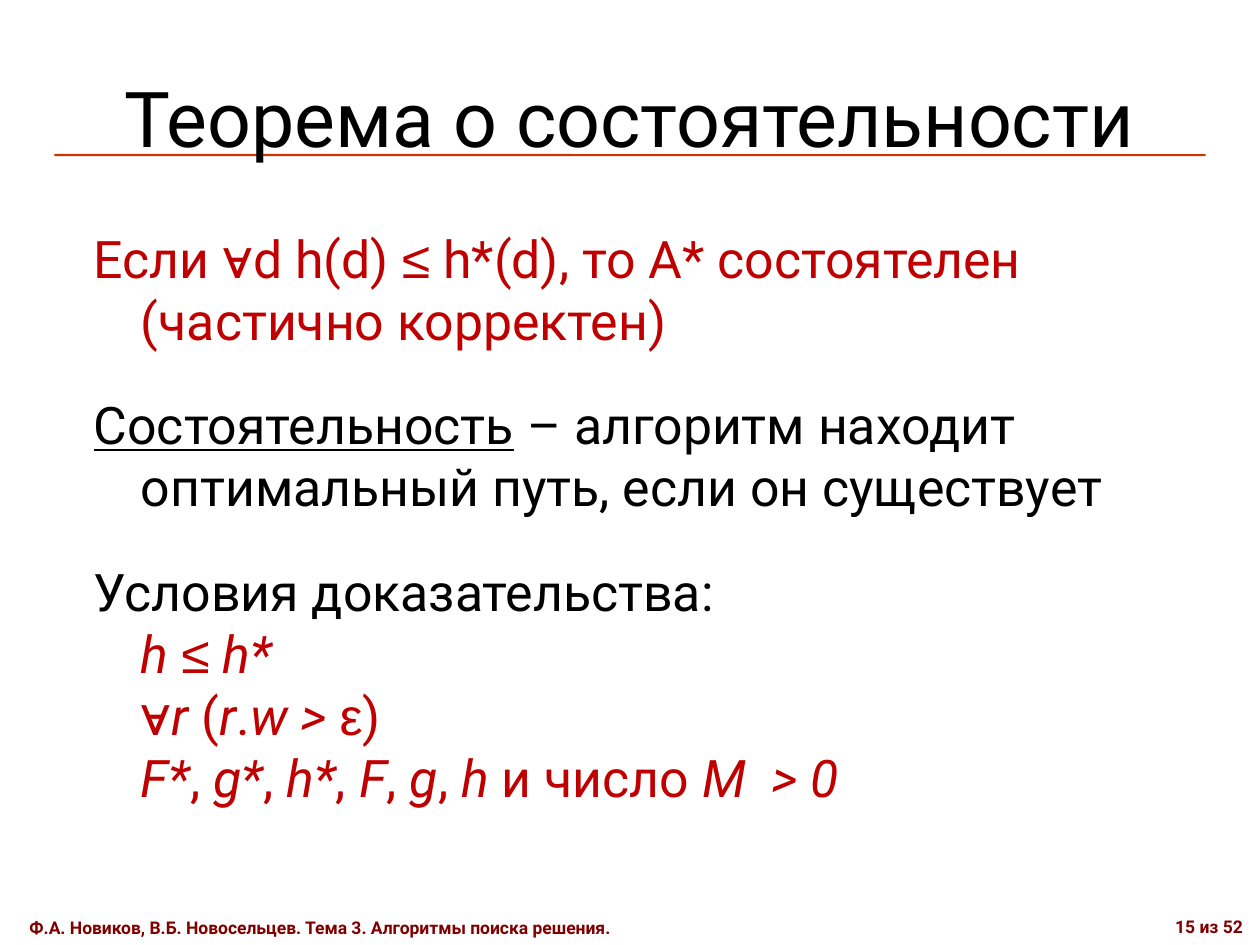
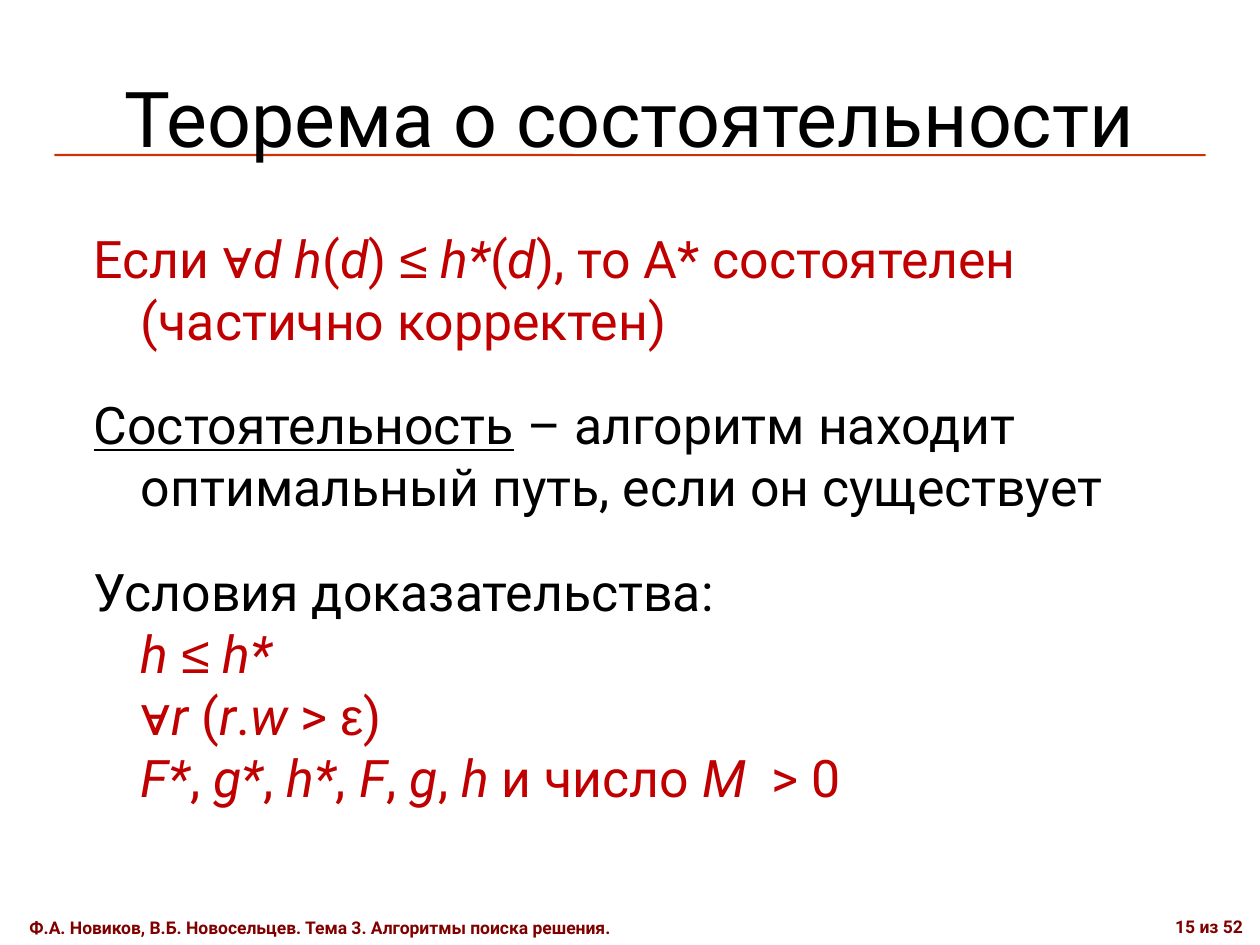
Before and after one commit to rutsky/semester09, a slide deck: slide 15 of Artificial_intelligence/editing/СПЗ2010-глава 3.ppt. Drawn at 1260x945 pixels with LibreOffice and Linux fonts; fonts in the diff are those of the drawing. Boxes give left, top, right and bottom in pixels: in the first picture for what was removed or moved away, otherwise in the second. Text is boxed around its words. In the diff, an @@ line names an element or a change of style, - is before the commit and + after.

```diff
--- a/Artificial_intelligence/editing/СПЗ2010-глава 3.ppt
+++ b/Artificial_intelligence/editing/СПЗ2010-глава 3.ppt
@@ text at [94, 236, 1016, 808]: italic on in "∀d h(d) h*(d),"; italic off in "> > 0" @@
```
Also in this commit, not shown: 6 other slides changed, 1 other file.
